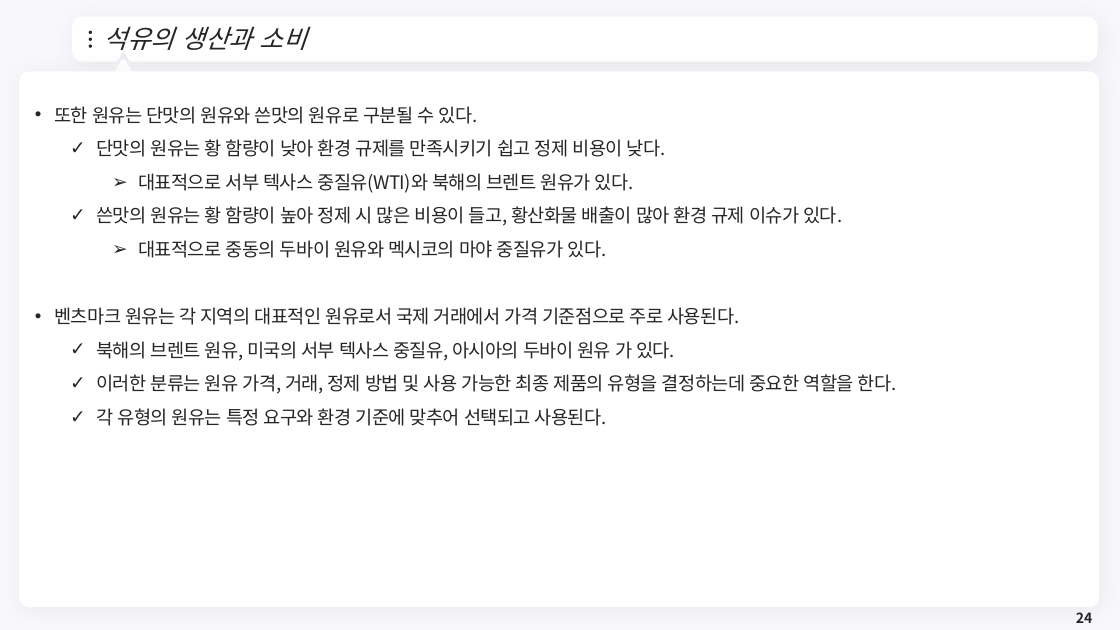
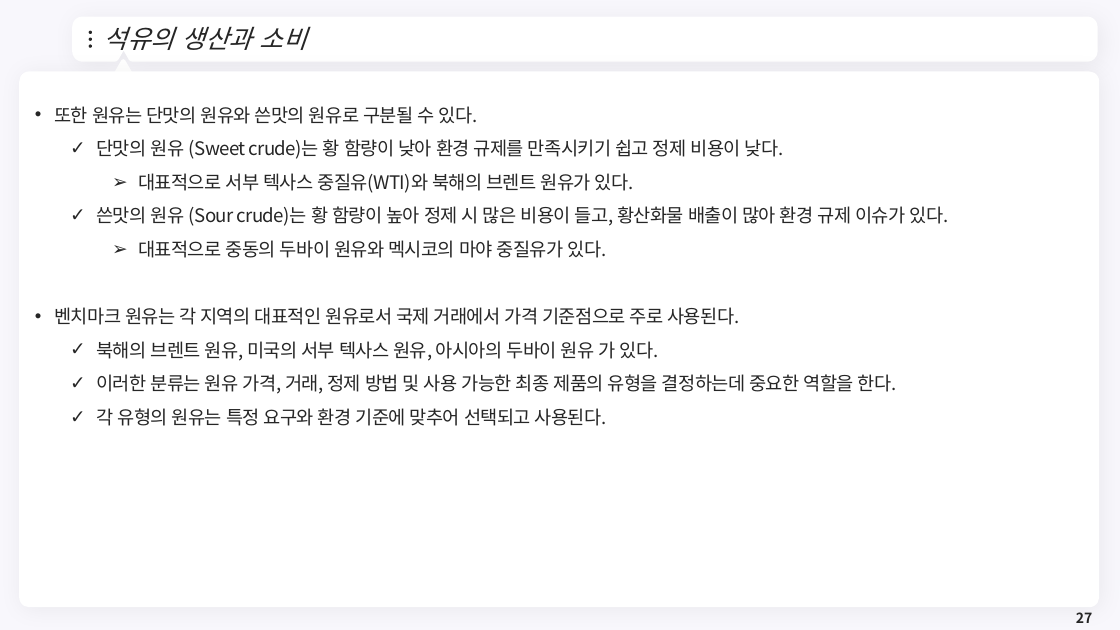
Before and after one commit to meandthey/Teaching, a slide deck: slide 27 of 에너지경제학/자원에너지경제학_Chapter_3 (석유).pptx (slide 24 before the commit). Drawn at 1120x630 pixels with LibreOffice and Linux fonts; fonts in the diff are those of the drawing; background and template pictures are left out. Boxes give left, top, right and bottom in pixels: in the first picture for what was removed or moved away, otherwise in the second. Text is boxed around its words. In the diff, an @@ line names an element or a change of style, - is before the commit and + after.

```diff
--- a/에너지경제학/자원에너지경제학_Chapter_3 (석유).pptx
+++ b/에너지경제학/자원에너지경제학_Chapter_3 (석유).pptx
@@ text at (96,139,784,159): text changed @@
-  ✓ 단맛의 원유는 황 함량이 낮아 환경 규제를 만족시키기 쉽고 정제 비용이 낮다.
+  ✓ 단맛의 원유 (Sweet crude)는 황 함량이 낮아 환경 규제를 만족시키기 쉽고 정제 비용이 낮다.
@@ text at (96,206,949,226): text changed @@
-  ✓ 쓴맛의 원유는 황 함량이 높아 정제 시 많은 비용이 들고, 황산화물 배출이 많아 환경 규제 이슈가 있다.
+  ✓ 쓴맛의 원유 (Sour crude)는 황 함량이 높아 정제 시 많은 비용이 들고, 황산화물 배출이 많아 환경 규제 이슈가 있다.
@@ text at (54,307,739,361): text changed @@
-• 벤츠마크 원유는 각 지역의 대표적인 원유로서 국제 거래에서 가격 기준점으로 주로 사용된다.
-  ✓ 북해의 브렌트 원유, 미국의 서부 텍사스 중질유, 아시아의 두바이 원유 가 있다.
+• 벤치마크 원유는 각 지역의 대표적인 원유로서 국제 거래에서 가격 기준점으로 주로 사용된다.
+  ✓ 북해의 브렌트 원유, 미국의 서부 텍사스 원유, 아시아의 두바이 원유 가 있다.
@@ page number at (1076,612,1092,623): text changed @@
-24
+27
```
Also in this commit, not shown: 7 other slides changed, 3 slides added, 5 other files.
